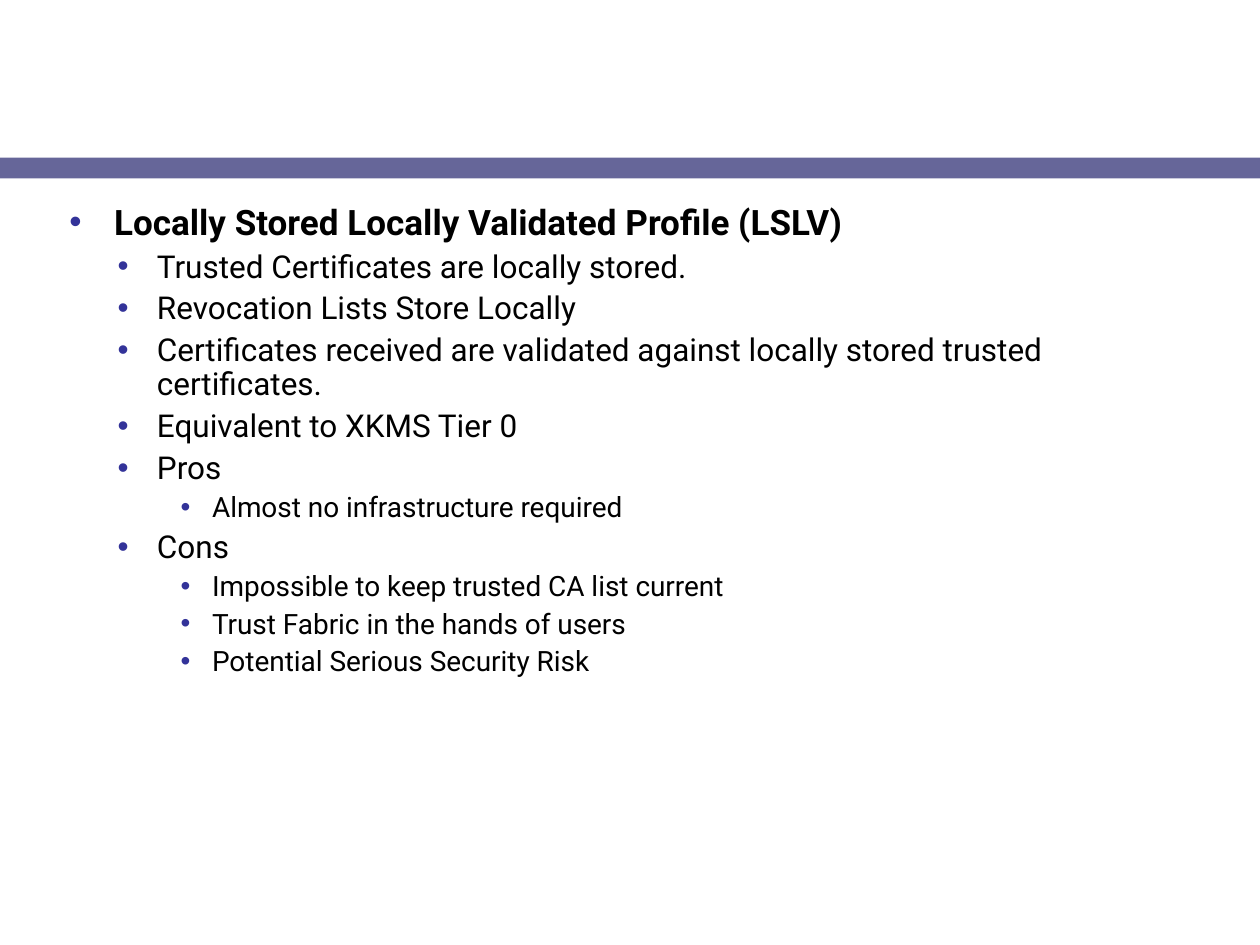
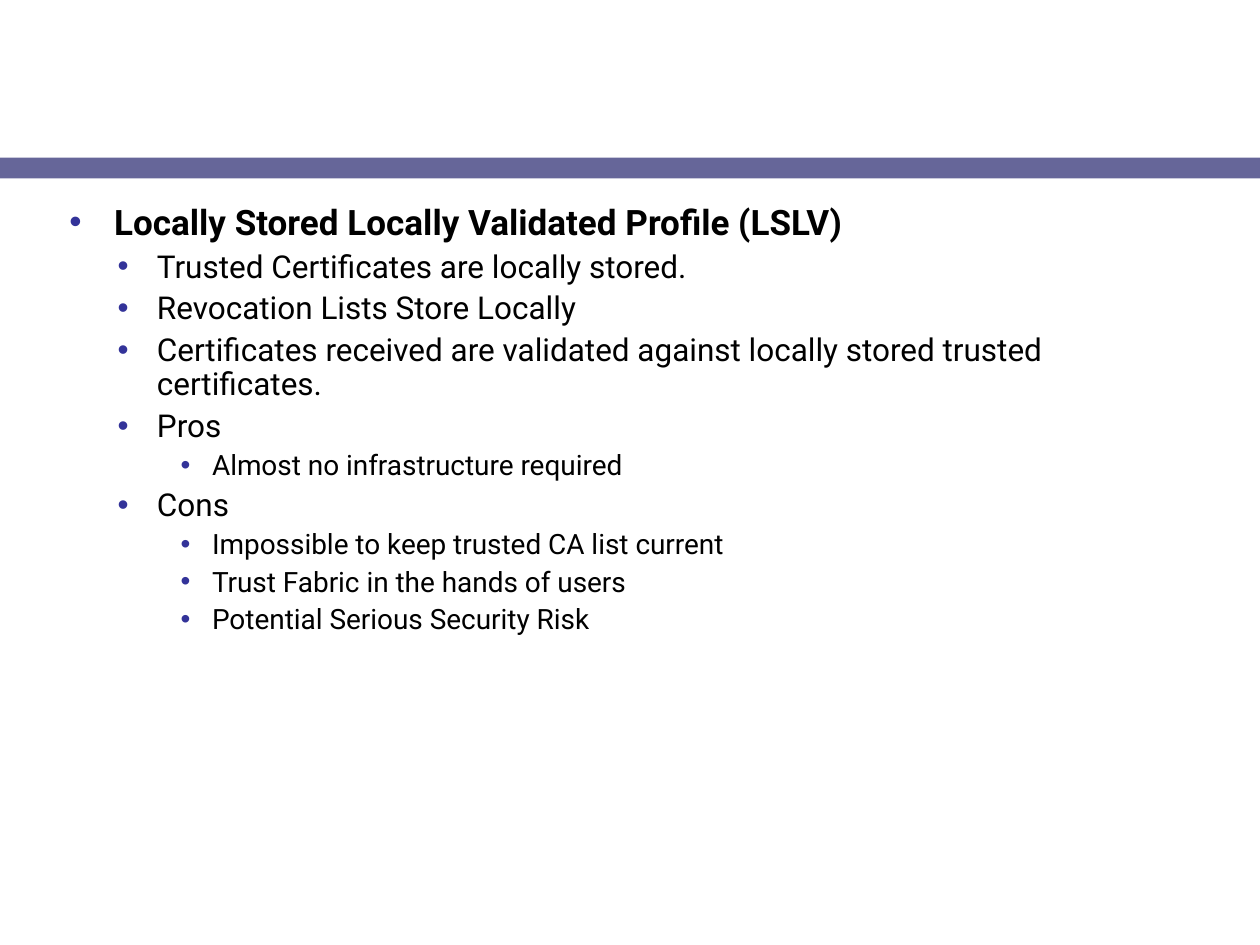
Before and after one commit to NCIP/cagrid-docs, a slide deck: slide 7 of presentations/security/gts/gts-pki-2007.ppt (slide 10 before the commit). Drawn at 1260x945 pixels with LibreOffice and Linux fonts; fonts in the diff are those of the drawing; background and template pictures are left out. Boxes give left, top, right and bottom in pixels: in the first picture for what was removed or moved away, otherwise in the second. Text is boxed around its words. In the diff, an @@ line names an element or a change of style, - is before the commit and + after.

```diff
--- a/presentations/security/gts/gts-pki-2007.ppt
+++ b/presentations/security/gts/gts-pki-2007.ppt
@@ text at box(157, 413, 518, 444): paragraph removed @@
-  • Equivalent to XKMS Tier 0
```
Also in this commit, not shown: 2 other slides changed, 3 slides removed.
